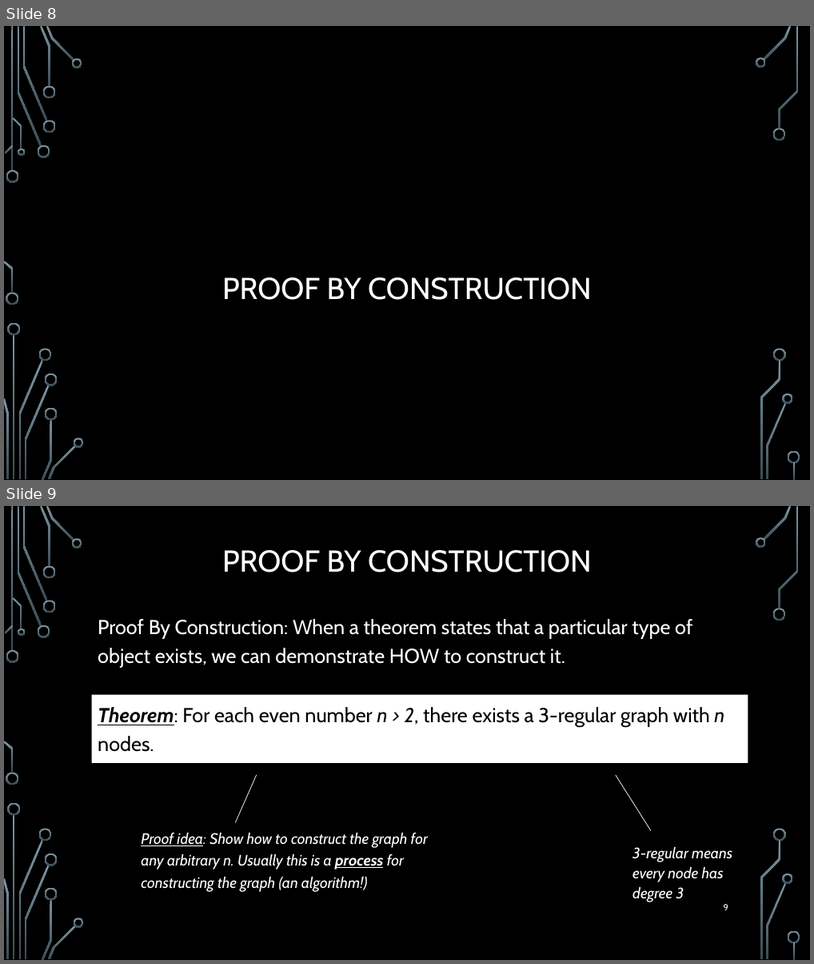
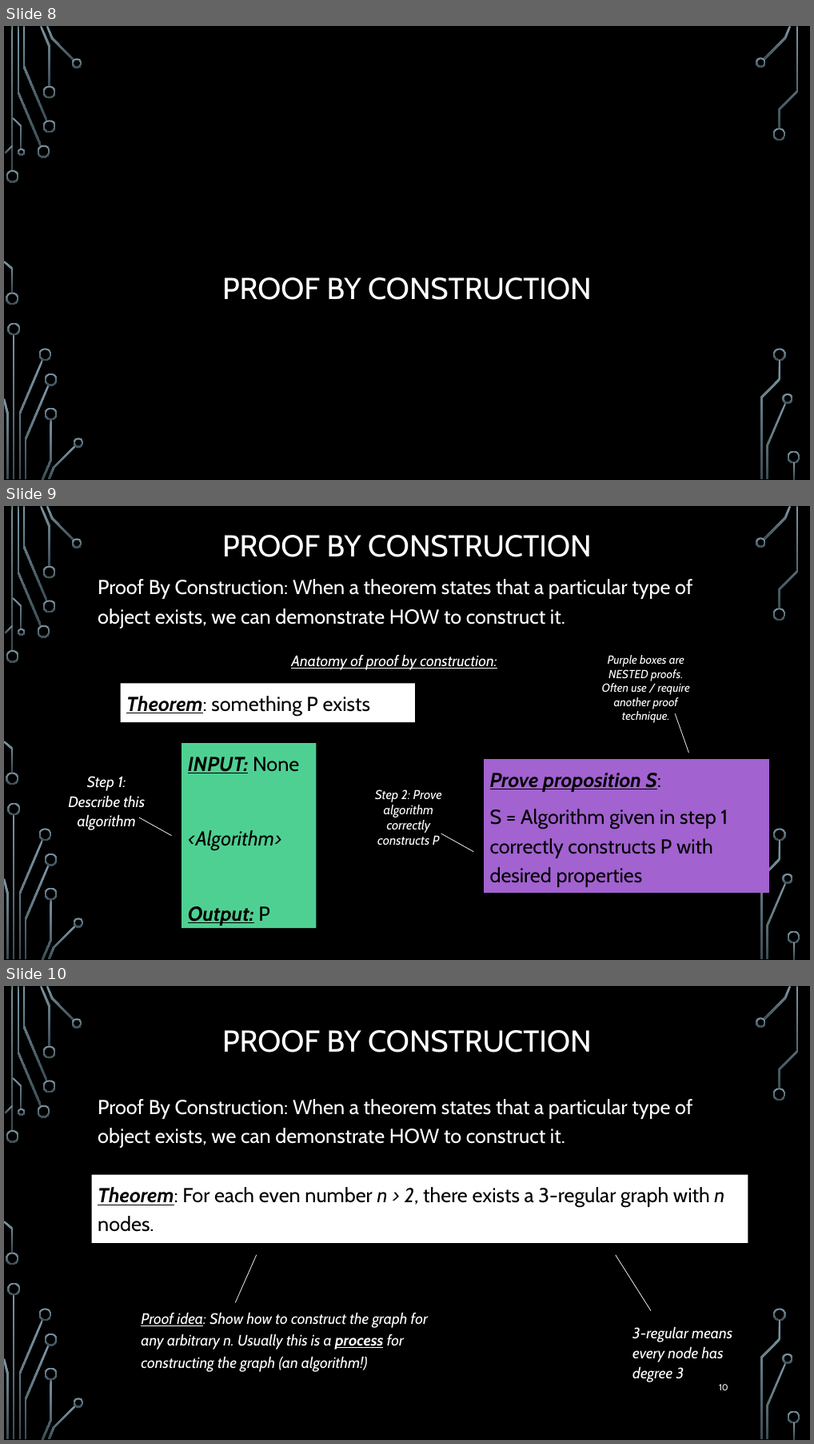
Before and after one commit to markfloryan/dmt2, a slide deck: slides/01-ReviewOfProofs.pptx. Shown one above the other, each under a label of ours: slides 8 and 9 before the commit, slides 8, 9 and 10 after it. The pictures are 814x964 and 814x1444 pixels, drawn with LibreOffice and Linux fonts; fonts in the diff are those of the drawing; background and template pictures are left out. Boxes give left, top, right and bottom in pixels: in the first picture for what was removed or moved away, otherwise in the second. Text is boxed around its words. In the diff, an @@ line names an element or a change of style, - is before the commit and + after.

Commit message:
slide updates for proofs

```diff
--- a/slides/01-ReviewOfProofs.pptx
+++ b/slides/01-ReviewOfProofs.pptx
@@ slide 9 added at bbox=[4, 506, 810, 960], background picture (left out); not listed: 36 template elements that a slide beside it also shows @@
@@ title added at bbox=[222, 535, 591, 557], 36 pt, text #FFFFFF @@
+PROOF BY CONSTRUCTION
@@ text added at bbox=[98, 579, 693, 628], 24 pt, text #FFFFFF @@
+Proof By Construction: When a theorem states that a particular type of object exists, we can demonstrate HOW to construct it.
@@ text added at bbox=[291, 655, 497, 670], 18 pt, text #FFFFFF, italic, underline @@
+Anatomy of proof by construction:
@@ text added at bbox=[602, 655, 690, 723], 13.9 pt, text #FFFFFF, italic @@
+Purple boxes are NESTED proofs. Often use / require another proof technique.
@@ rectangle added at bbox=[121, 684, 415, 723], fill #FFFFFF, 24 pt, text #000000 @@
+Theorem: something P exists
@@ line added from (675, 713) to (690, 753), #F2F2F2 0.75 pt @@
@@ rectangle added at bbox=[182, 743, 316, 928], fill #4FD093, 24 pt, text #000000, italic @@
+INPUT: None
+<Algorithm>
+Output: P
@@ rectangle added at bbox=[484, 759, 770, 892], fill #A262D0, 24 pt, text #000000 @@
+Prove proposition S:
+S = Algorithm given in step 1 correctly constructs P with desired properties
@@ text added at bbox=[68, 776, 145, 830], 18 pt, text #FFFFFF, italic @@
+Step 1: Describe this algorithm
@@ text added at bbox=[375, 789, 442, 844], 15.3 pt, text #FFFFFF, italic @@
+Step 2: Prove algorithm correctly constructs P
@@ line added from (139, 817) to (171, 836), #F2F2F2 0.75 pt @@
@@ line added from (442, 833) to (474, 852), #F2F2F2 0.75 pt @@
@@ what was slide 9 is now slide 10 @@
@@ page number at bbox=[719, 1384, 729, 1390]: text changed @@
-9
+10
```
Also in this commit, not shown: 2 slides changed, 6 other slides added.
